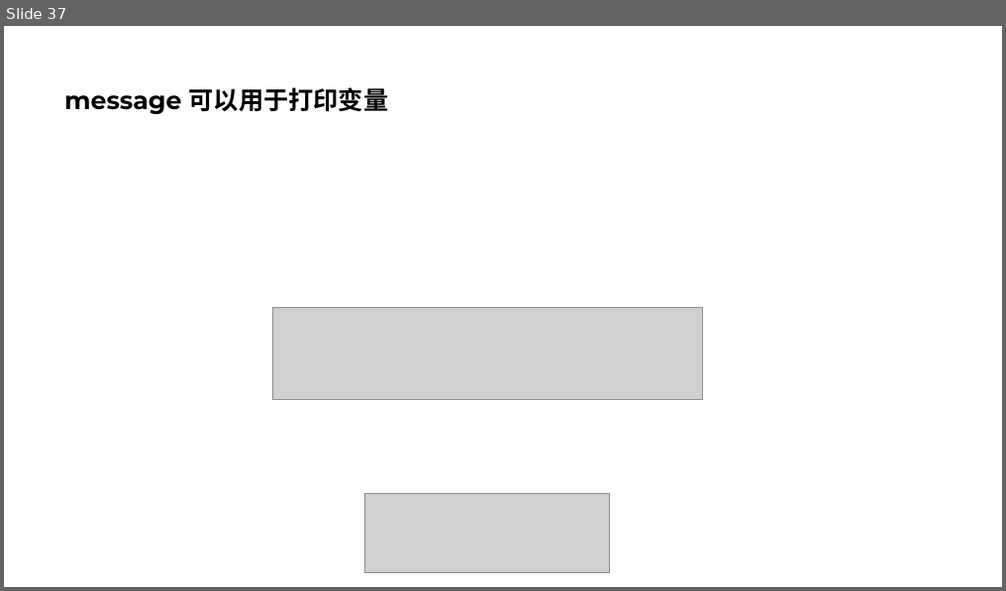
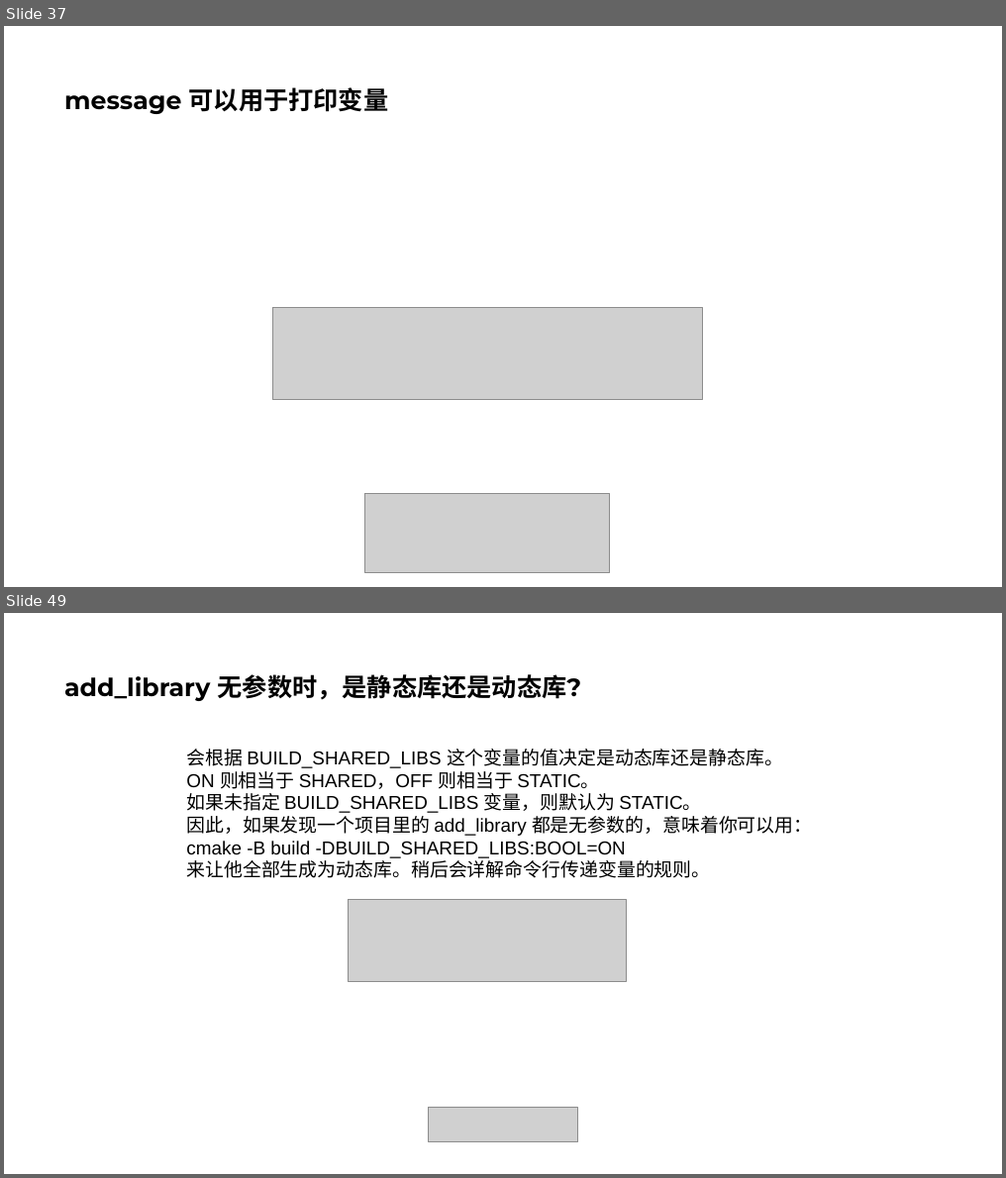
Before and after one commit to parallel101/course, a slide deck: 11/slides.pptx. Shown one above the other, each under a label of ours: slide 37 before the commit, slides 37 and 49 after it; the slides between them are not shown. The pictures are 1006x591 and 1006x1178 pixels, drawn with LibreOffice and Linux fonts; fonts in the diff are those of the drawing; grey boxes stand for pictures. Boxes give left, top, right and bottom in pixels: in the first picture for what was removed or moved away, otherwise in the second. Text is boxed around its words. In the diff, an @@ line names an element or a change of style, - is before the commit and + after.

```diff
--- a/11/slides.pptx
+++ b/11/slides.pptx
@@ slide 49 added at (4, 613, 1002, 1174), background #FFFFFF @@
@@ title added at (64, 674, 582, 701), 24 pt, text #000000, bold @@
+add_library 无参数时，是静态库还是动态库?
@@ text added at (186, 749, 812, 878), 18 pt, text #000000 @@
+会根据 BUILD_SHARED_LIBS 这个变量的值决定是动态库还是静态库。
+ON 则相当于 SHARED，OFF 则相当于 STATIC。
+如果未指定 BUILD_SHARED_LIBS 变量，则默认为 STATIC。
+因此，如果发现一个项目里的 add_library 都是无参数的，意味着你可以用：
+cmake -B build -DBUILD_SHARED_LIBS:BOOL=ON
+来让他全部生成为动态库。稍后会详解命令行传递变量的规则。
@@ picture added at (349, 900, 627, 981) @@
@@ picture added at (429, 1107, 577, 1143) @@
```
Also in this commit, not shown: 2 slides changed, 17 other slides added, 28 other files.
